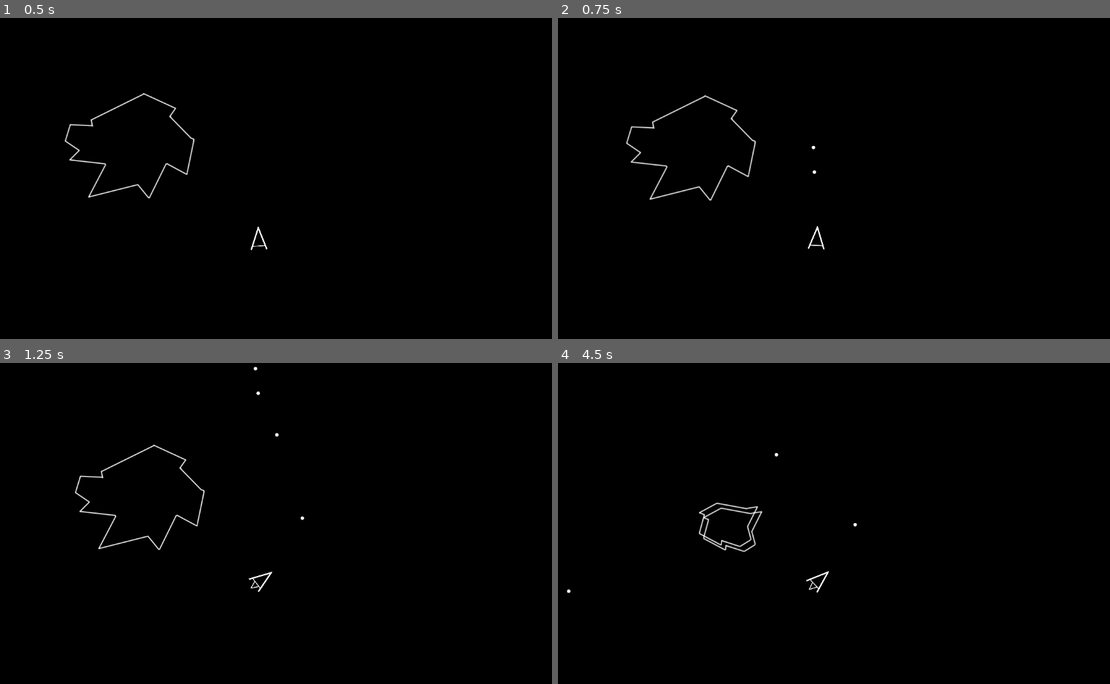
Above: before the commit, frames 1-4 (two rows, left to right).
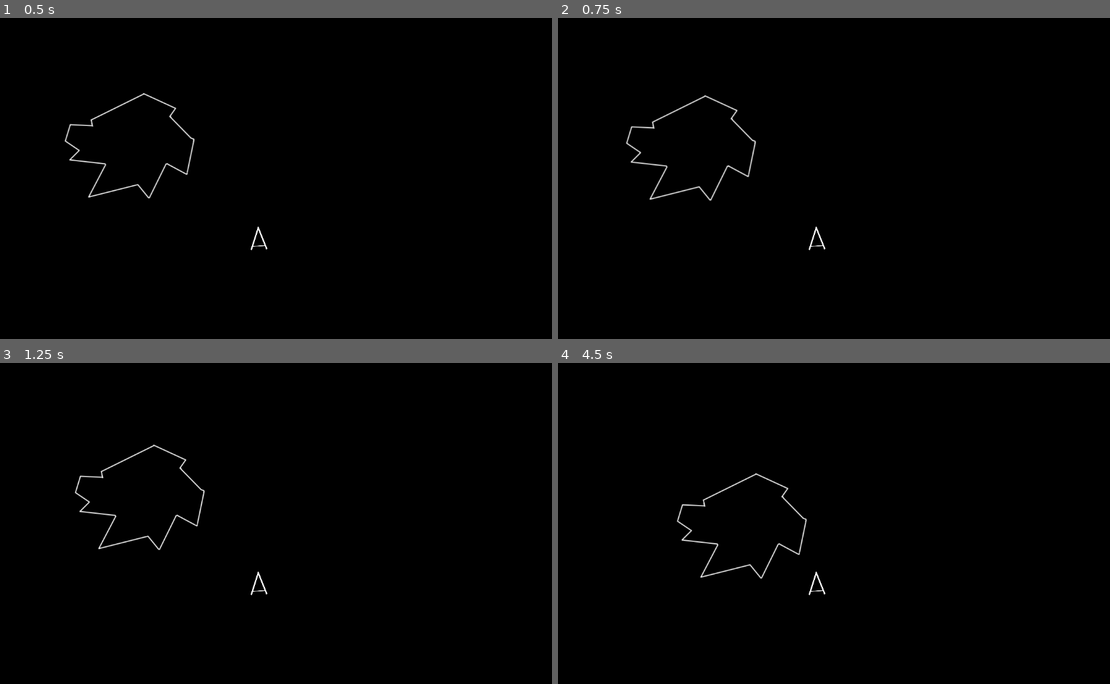
Above: after the commit, the same moments.

Repository: Thanaell/20GamesChallenge
Game: Godot game, scene res://main_scene.tscn
Two runs of this game, one before a commit and one after it. Both use one fixed random seed, a clock stepped at 60 frames per second and the inputs below.
Inputs:
- Up to frame 1 (0.5 s): no input
- Up to frame 2 (0.75 s): tap Enter (ui_accept) at 0.5, 0.6 s; hold Right (ui_right) from 0.53 s (still down)
- Up to frame 3 (1.25 s): keep holding Right (ui_right); tap Enter (ui_accept) at 0.77, 1.07 s
- Up to frame 4 (4.5 s): tap Enter (ui_accept) at 1.35, 1.52, 1.82, 2.1, 2.85, 3.02, 3.32, 3.6, 3.77, 4.07, 4.35 s; release Right (ui_right) at 2.03 s; hold Left (ui_left) 2.03-2.78 s; hold Right (ui_right) 2.78-4.28 s; hold Left (ui_left) from 4.28 s (still down)

Frame 1 is identical in both runs. In frame 2, less than 0.1% of the frame differs, in the area x 45-49%, y 39-73%; in frame 3, 0.1%; in frame 4, 1.0%, in the area x 1-55%, y 28-73%.

Commit message:
ship cannot leave the screen anymore

Diff:
--- a/Asteroids/ship.gd
+++ b/Asteroids/ship.gd
@@ -9,6 +9,8 @@
 var animation_time = 1.0
 var throttle_force=500.0
 var torque_force=2000.0
+
+const ship_size = 15.0
 # Get the gravity from the project settings to be synced with RigidBody nodes.
 var gravity = ProjectSettings.get_setting("physics/2d/default_gravity")
 
@@ -18,7 +20,15 @@
 func reset_animation():
 	$AnimatedSprite2D.play("throttle_off")
 
-func _physics_process(delta):
+func _integrate_forces(state):
+	if (position.x < -ship_size):
+		position.x = get_viewport_rect().size.x
+	if (position.x > get_viewport_rect().size.x + ship_size):
+		position.x = 0
+	if (position.y < -ship_size):
+		position.y = get_viewport_rect().size.y
+	if (position.y >get_viewport_rect().size.y + ship_size):
+		position.y = 0
 	if Input.is_action_pressed("ui_left"):
 		is_moving=true
 		apply_torque(-torque_force)
@@ -38,21 +48,3 @@
 		$AnimatedSprite2D.play("throttle_on")
 		$Timer.start(animation_time)
 		is_moving=false
-
-	## Add the gravity.
-	#if not is_on_floor():
-		#velocity.y += gravity * delta
-#
-	## Handle jump.
-	#if Input.is_action_just_pressed("ui_accept") and is_on_floor():
-		#velocity.y = JUMP_VELOCITY
-#
-	## Get the input direction and handle the movement/deceleration.
-	## As good practice, you should replace UI actions with custom gameplay actions.
-	#var direction = Input.get_axis("ui_left", "ui_right")
-	#if direction:
-		#velocity.x = direction * SPEED
-	#else:
-		#velocity.x = move_toward(velocity.x, 0, SPEED)
-#
-	#move_and_slide()
